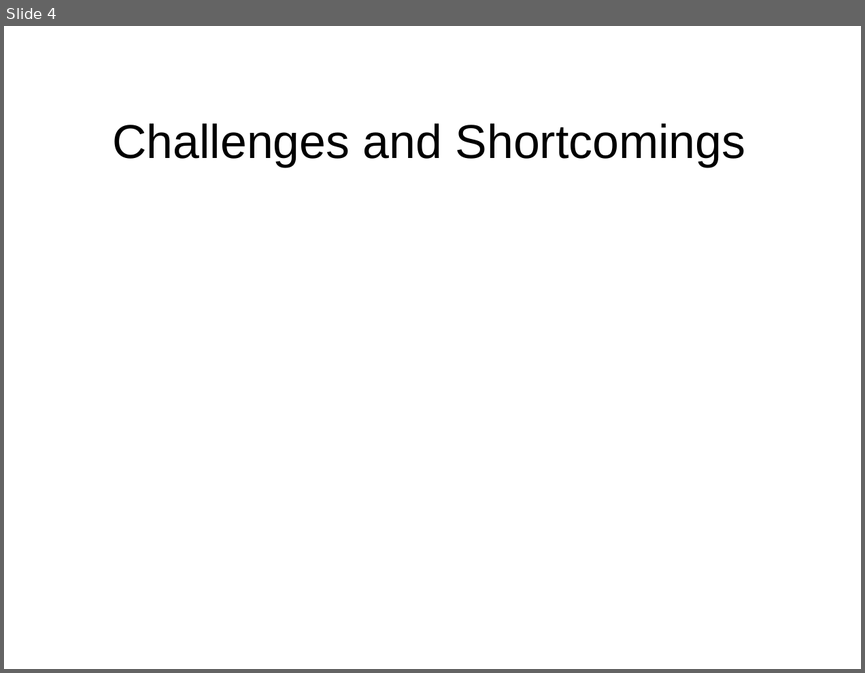
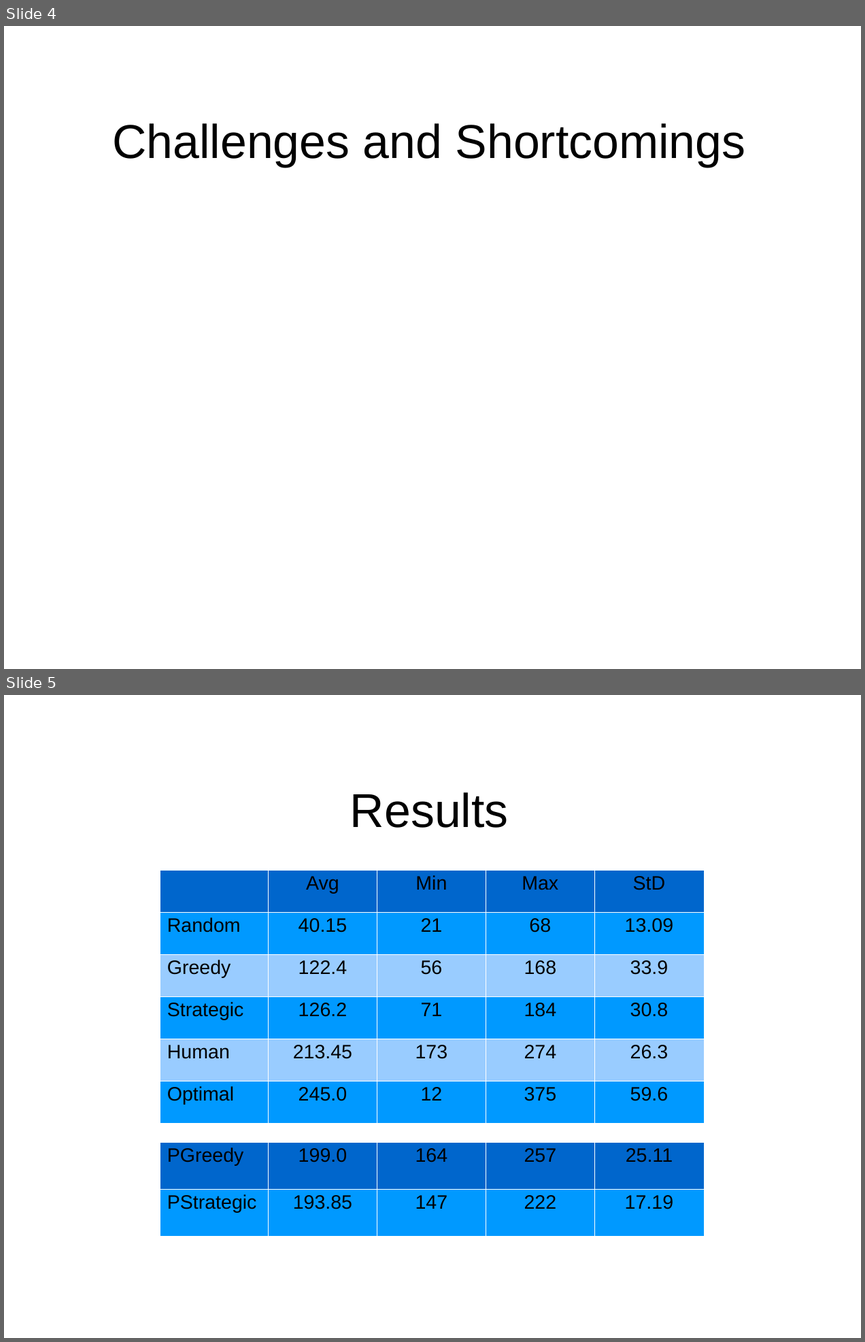
Before and after one commit to andermic/CS533, a slide deck: final_project/presentation/slides.ppt. Shown one above the other, each under a label of ours: slide 4 before the commit, slides 4 and 5 after it. The pictures are 865x673 and 865x1342 pixels, drawn with LibreOffice and Linux fonts; fonts in the diff are those of the drawing; background and template pictures are left out. Boxes give left, top, right and bottom in pixels: in the first picture for what was removed or moved away, otherwise in the second. Text is boxed around its words. In the diff, an @@ line names an element or a change of style, - is before the commit and + after.

Commit message:
Added table of results, and tried the game ourselves

```diff
--- a/final_project/presentation/slides.ppt
+++ b/final_project/presentation/slides.ppt
@@ slide 5 added at (x1=4, y1=695, x2=861, y2=1338), background picture (left out) @@
@@ title added at (x1=350, y1=792, x2=509, y2=828), 44 pt, text #000000 @@
+Results
@@ table added at (x1=160, y1=870, x2=704, y2=1123), 6 rows, 5 columns @@
+ | Avg | Min | Max | StD
+Random | 40.15 | 21 | 68 | 13.09
+Greedy | 122.4 | 56 | 168 | 33.9
+Strategic | 126.2 | 71 | 184 | 30.8
+Human | 213.45 | 173 | 274 | 26.3
+Optimal | 245.0 | 12 | 375 | 59.6
@@ table added at (x1=160, y1=1142, x2=704, y2=1236), 2 rows, 5 columns @@
+PGreedy | 199.0 | 164 | 257 | 25.11
+PStrategic | 193.85 | 147 | 222 | 17.19
```
Also in this commit, not shown: 1 slide removed, 1 other file.
